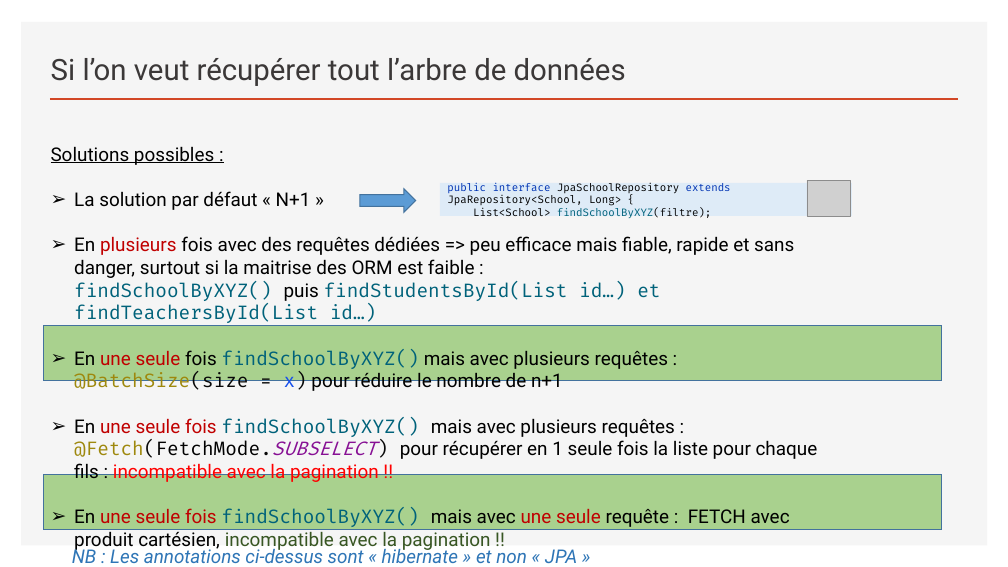
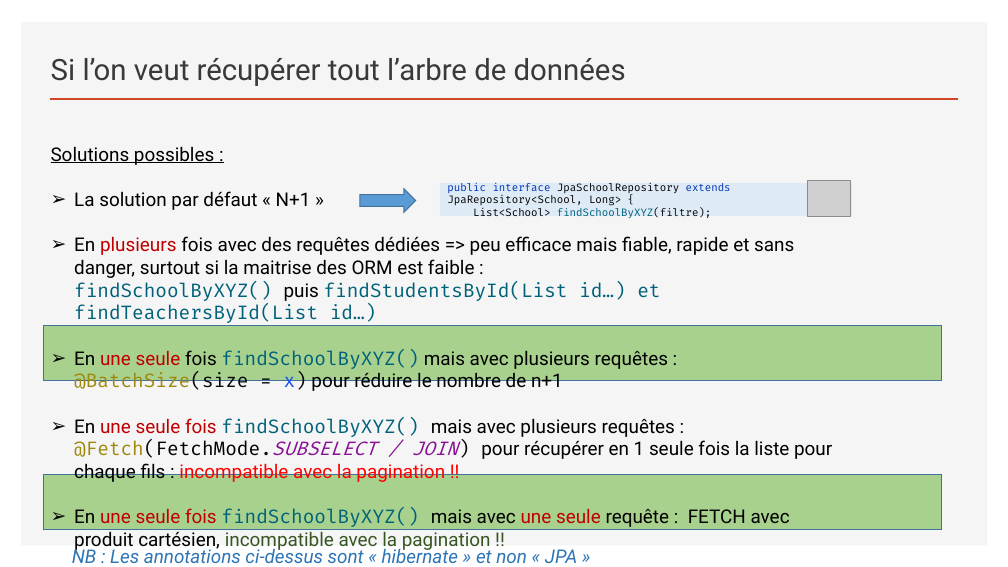
Before and after one commit to sebzuki/hibernate, a slide deck: slide 16 of JPA-HIBERNATE.pptx. Drawn at 1008x567 pixels with LibreOffice and Linux fonts; fonts in the diff are those of the drawing; grey boxes stand for pictures. Boxes give left, top, right and bottom in pixels: in the first picture for what was removed or moved away, otherwise in the second. Text is boxed around its words. In the diff, an @@ line names an element or a change of style, - is before the commit and + after.

```diff
--- a/JPA-HIBERNATE.pptx
+++ b/JPA-HIBERNATE.pptx
@@ text at bbox=[74, 418, 832, 484]: text changed @@
-➢ En une seule fois findSchoolByXYZ() mais avec plusieurs requêtes : @Fetch(FetchMode.SUBSELECT) pour récupérer en 1 seule fois la liste pour chaque fils : incompatible avec la pagination !!
+➢ En une seule fois findSchoolByXYZ() mais avec plusieurs requêtes : @Fetch(FetchMode.SUBSELECT / JOIN) pour récupérer en 1 seule fois la liste pour chaque fils : incompatible avec la pagination !!
```
Also in this commit, not shown: 2 other files.
